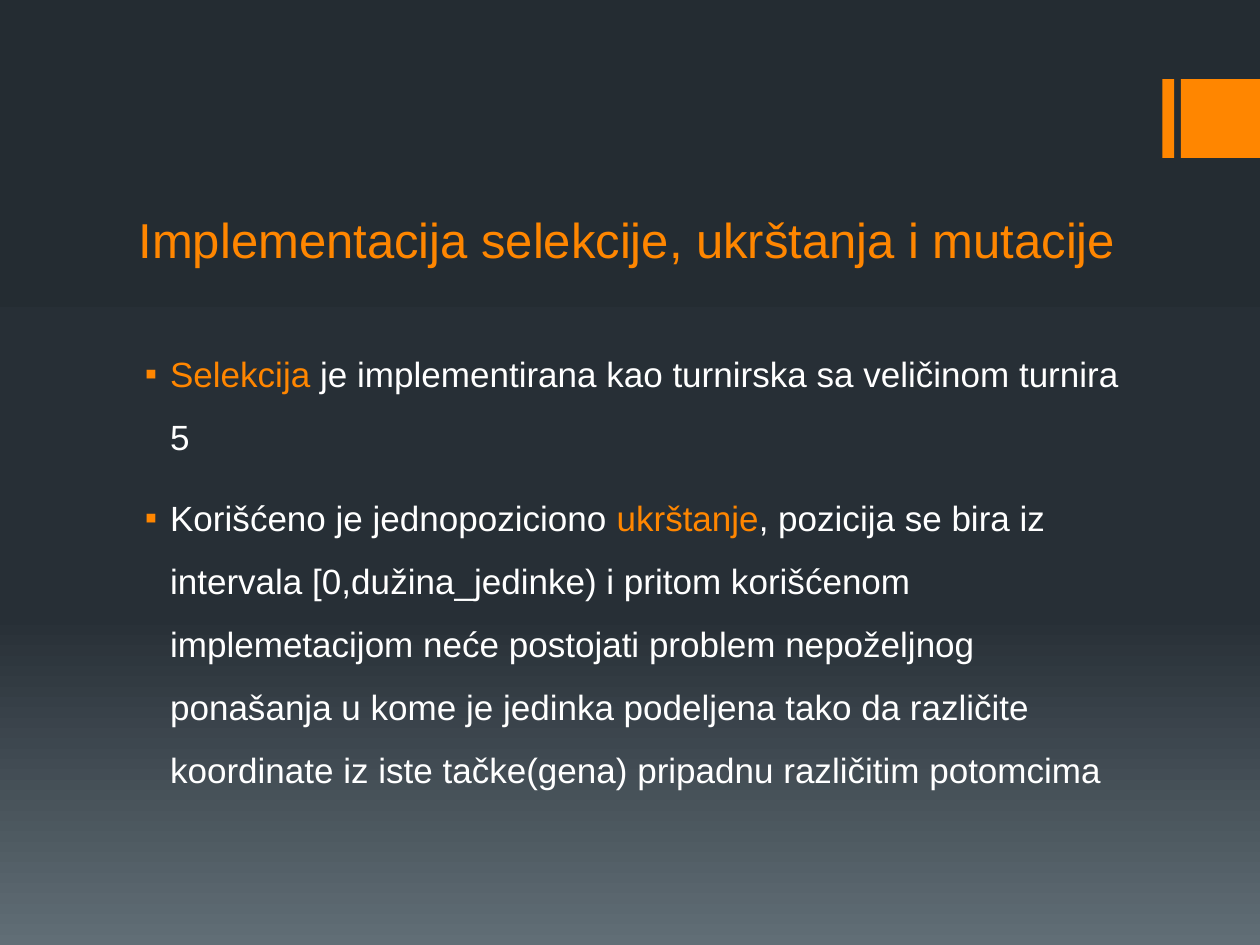
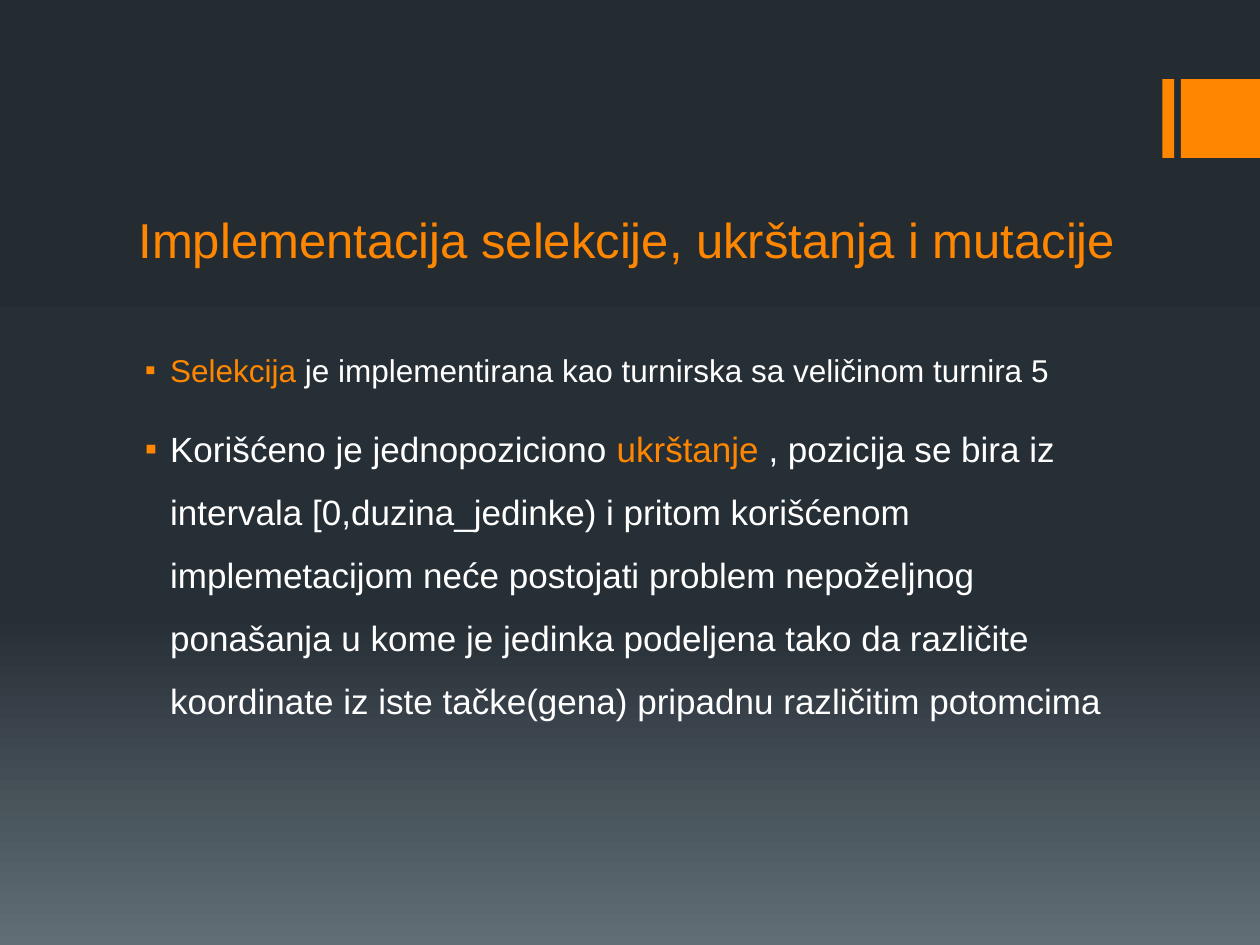
Before and after one commit to erminskrijelj/RI_projekat, a slide deck: slide 6 of Documentations/GA.pptx. Drawn at 1260x945 pixels with LibreOffice and Linux fonts; fonts in the diff are those of the drawing. Boxes give left, top, right and bottom in pixels: in the first picture for what was removed or moved away, otherwise in the second. Text is boxed around its words. In the diff, an @@ line names an element or a change of style, - is before the commit and + after.

```diff
--- a/Documentations/GA.pptx
+++ b/Documentations/GA.pptx
@@ text at (x1=170, y1=359, x2=1049, y2=388): size 20 to 18 pt in "Selekcija je implementirana kao turnirska sa veličinom ..." @@
@@ text at (x1=170, y1=436, x2=1100, y2=720): text changed @@
-▪ Korišćeno je jednopoziciono ukrštanje, pozicija se bira iz intervala [0,dužina_jedinke) i pritom korišćenom implemetacijom neće postojati problem nepoželjnog ponašanja u kome je jedinka podeljena tako da različite koordinate iz iste tačke(gena) pripadnu različitim potomcima
+▪ Korišćeno je jednopoziciono ukrštanje , pozicija se bira iz intervala [0,duzina_jedinke) i pritom korišćenom implemetacijom neće postojati problem nepoželjnog ponašanja u kome je jedinka podeljena tako da različite koordinate iz iste tačke(gena) pripadnu različitim potomcima
```
Also in this commit, not shown: 5 other slides changed, 7 slides added, 3 slides removed, 4 other files.
